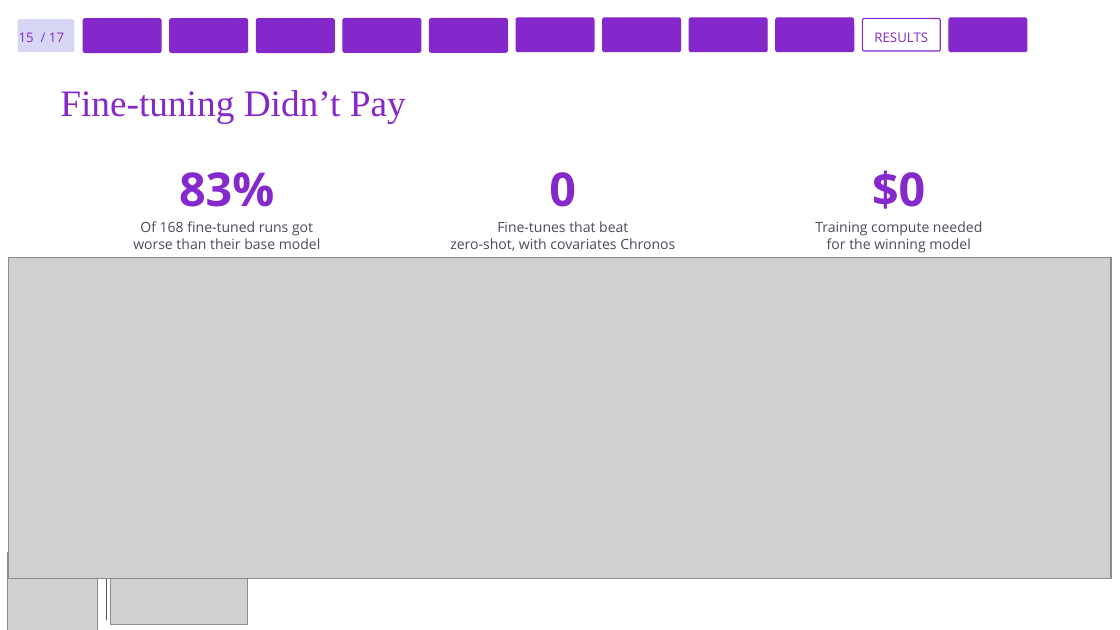
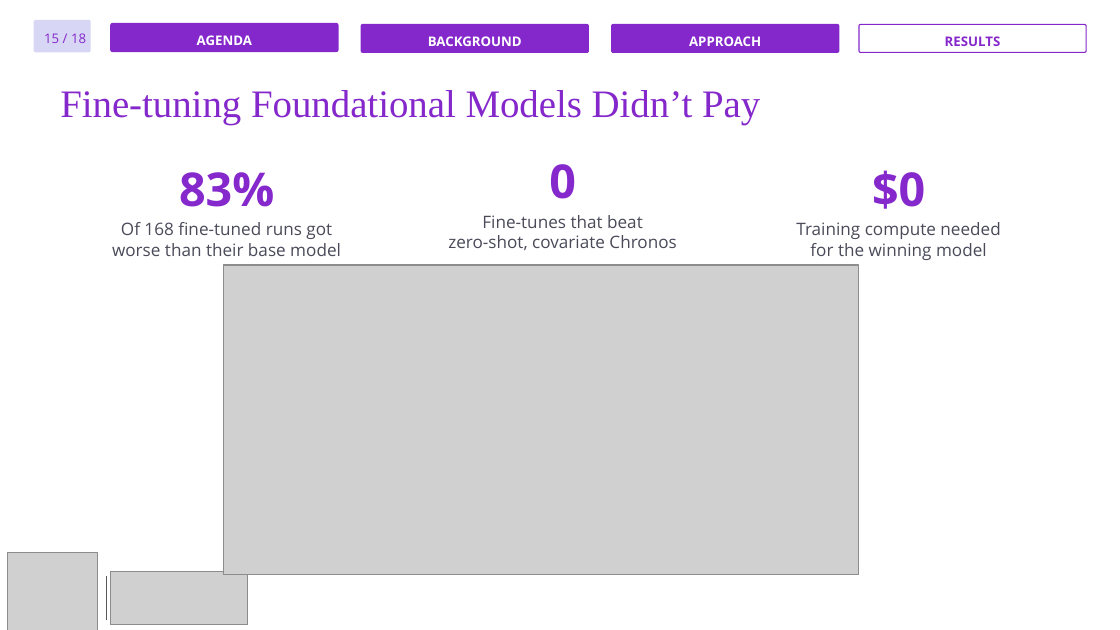
Before and after one commit to hkbuttar/Portfolio, a slide deck: slide 16 of assets/documents/experience/rakuten-capstone/Rakuten-Presentation.pptx. Drawn at 1120x630 pixels with LibreOffice and Linux fonts; fonts in the diff are those of the drawing; grey boxes stand for pictures. Boxes give left, top, right and bottom in pixels: in the first picture for what was removed or moved away, otherwise in the second. Text is boxed around its words. In the diff, an @@ line names an element or a change of style, - is before the commit and + after.

```diff
--- a/assets/documents/experience/rakuten-capstone/Rakuten-Presentation.pptx
+++ b/assets/documents/experience/rakuten-capstone/Rakuten-Presentation.pptx
@@ rounded rectangle: place and size @@
-rounded rectangle at bbox=[18, 19, 75, 52]
+rounded rectangle at bbox=[34, 20, 91, 53]
@@ rounded rectangle removed at bbox=[83, 19, 161, 53] @@
@@ rounded rectangle added at bbox=[111, 24, 338, 52], fill #8528CB, outline #8528CB 0.75 pt, 8.5 pt, text #FFFFFF, bold @@
+AGENDA
@@ rounded rectangle removed at bbox=[170, 19, 249, 53] @@
@@ rounded rectangle removed at bbox=[256, 19, 335, 53] @@
@@ rounded rectangle removed at bbox=[343, 18, 421, 52] @@
@@ rounded rectangle added at bbox=[362, 25, 589, 53], fill #8528CB, outline #8528CB 0.75 pt, 8.5 pt, text #FFFFFF, bold @@
+BACKGROUND
@@ rounded rectangle removed at bbox=[429, 18, 507, 52] @@
@@ rounded rectangle removed at bbox=[516, 18, 595, 52] @@
@@ rounded rectangle removed at bbox=[603, 18, 681, 52] @@
@@ rounded rectangle added at bbox=[612, 25, 839, 53], fill #8528CB, outline #8528CB 0.75 pt, 8.5 pt, text #FFFFFF, bold @@
+APPROACH
@@ rounded rectangle removed at bbox=[689, 18, 767, 52] @@
@@ rounded rectangle removed at bbox=[776, 18, 855, 52] @@
@@ rounded rectangle "RESULTS": place and size @@
-rounded rectangle "RESULTS" at bbox=[862, 18, 941, 50]
+rounded rectangle "RESULTS" at bbox=[859, 25, 1086, 53]
@@ rounded rectangle "RESULTS" at bbox=[859, 25, 1086, 53]: bold on @@
@@ rounded rectangle removed at bbox=[949, 18, 1027, 52] @@
@@ text at bbox=[44, 33, 86, 43]: text changed @@
-15 / 17
+15 / 18
@@ text at bbox=[60, 90, 760, 125]: text changed; size 24 to 25 pt @@
-Fine-tuning Didn’t Pay
+Fine-tuning Foundational Models Didn’t Pay
@@ text "0": place and size @@
-text "0" at bbox=[450, 172, 675, 251]
+text "0" at bbox=[448, 164, 676, 250]
@@ text at bbox=[112, 222, 341, 256]: size 9 to 11 pt @@
@@ text at bbox=[448, 215, 676, 250]: text changed; size 9 to 11 pt @@
-Fine-tunes that beat
-zero-shot, with covariates Chronos
+Fine-tunes that beat
+zero-shot, covariate Chronos
@@ text at bbox=[796, 222, 1000, 260]: size 9 to 11 pt @@
@@ picture: place and size @@
-picture at bbox=[9, 258, 1111, 578]
+picture at bbox=[224, 265, 859, 575]
```
Also in this commit, not shown: 16 other slides changed, 63 slides added, 11 slides removed, 5 other files.
